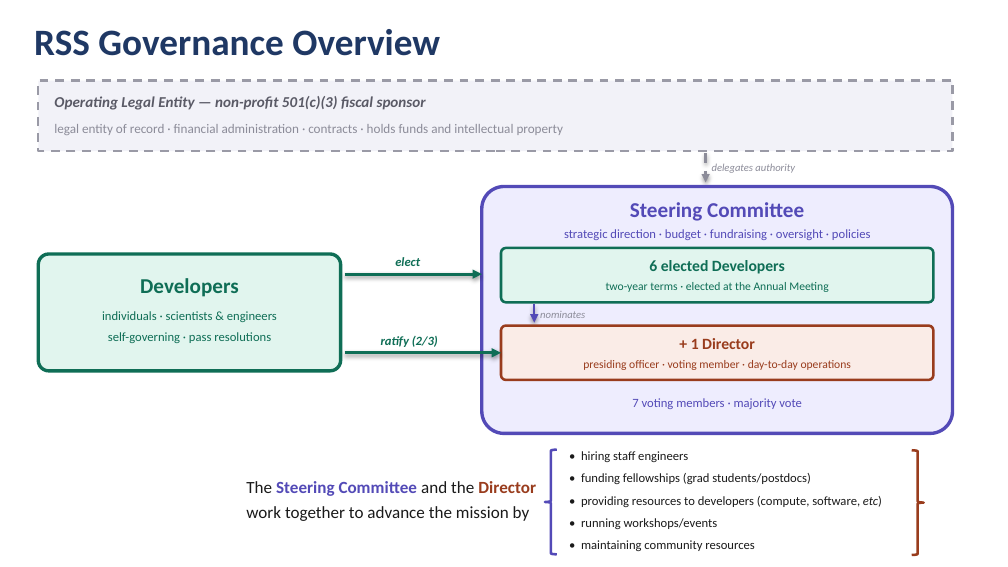
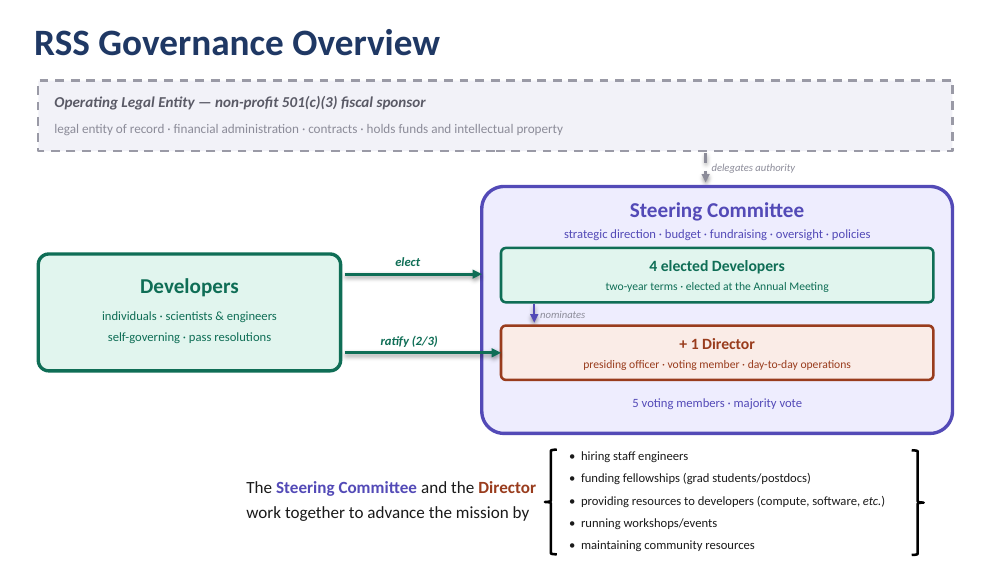
Before and after one commit to rs-station/charter, a slide deck: slide 1 of graphics/RSS-Governance-overview.pptx. Drawn at 1008x567 pixels with LibreOffice and Linux fonts; fonts in the diff are those of the drawing. Boxes give left, top, right and bottom in pixels: in the first picture for what was removed or moved away, otherwise in the second. Text is boxed around its words. In the diff, an @@ line names an element or a change of style, - is before the commit and + after.

```diff
--- a/graphics/RSS-Governance-overview.pptx
+++ b/graphics/RSS-Governance-overview.pptx
@@ text at [649,260,785,274]: text changed @@
-6 elected Developers
+4 elected Developers
@@ text at [632,398,803,409]: text changed @@
-7 voting members · majority vote
+5 voting members · majority vote
@@ left brace at [545,450,557,554]: outline #534AB7 1.8 pt to #000000 1.8 pt @@
@@ right brace at [912,451,924,555]: outline #993C1D 1.8 pt to #000000 1.8 pt @@
@@ text at [581,496,885,507]: text changed @@
-• providing resources to developers (compute, software, etc)
+• providing resources to developers (compute, software, etc.)
```
Also in this commit, not shown: 2 other files.
